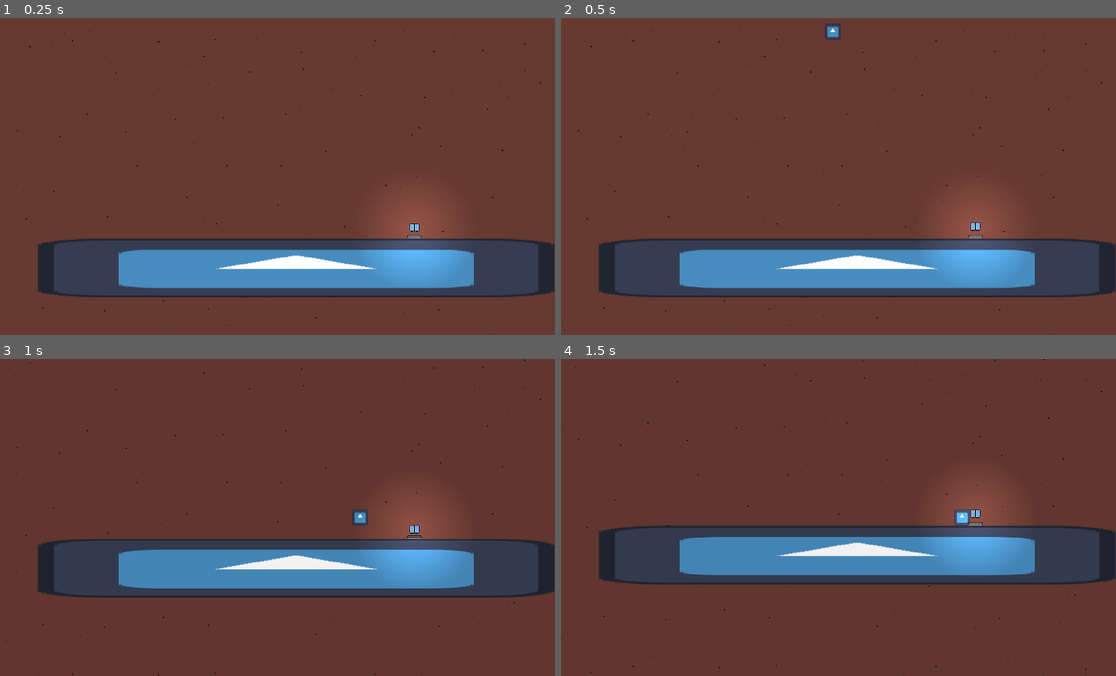
Above: before the commit, frames 1-4 (two rows, left to right).
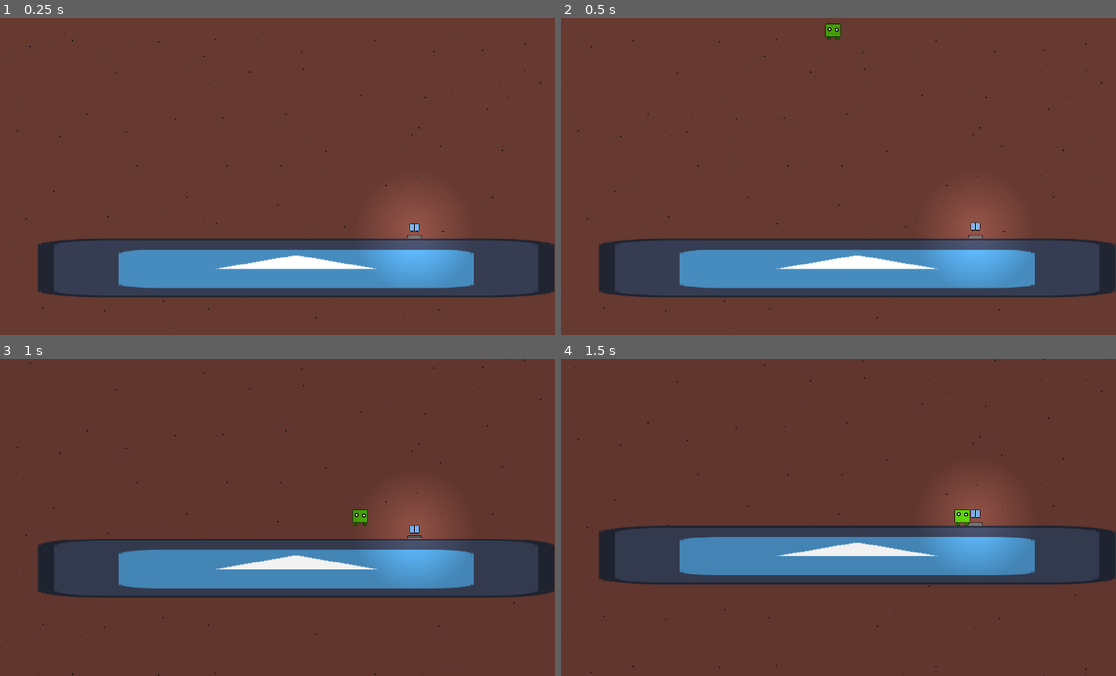
Above: after the commit, the same moments.

Repository: pres2300/ludum_dare_57
Game: Godot game, scene res://levels/level_base.tscn
The game is run twice, just before and just after one commit, with the same random seed, the same clock (stepped at 60 frames per second) and the same inputs. The engine's default icon, where the game draws it, is replaced by a stand-in: a white triangle on a blue panel in a dark square. Sound files missing from this copy of the repository are replaced by a short silence.
Inputs:
- Up to frame 1 (0.25 s): no input
- Up to frame 2 (0.5 s): no input
- Up to frame 3 (1 s): hold Right (ui_right) from 0.53 s (still down); tap Space (jump) at 0.77 s
- Up to frame 4 (1.5 s): keep holding Right (ui_right)

Frame 1 is identical in both runs. In frame 2, 0.1% of the frame differs, in the area x 47-51%, y 1-7%; in frame 3, 0.1%, in the area x 63-67%, y 47-53%; in frame 4, 0.1%.

Commit message:
player animations

Diff:
--- a/player/player.gd
+++ b/player/player.gd
@@ -6,7 +6,7 @@
 @export var has_jetpack: bool = false
 
 @onready var camera = $Camera2D
-@onready var player_sprite = $Sprite2D
+@onready var player_sprite = $AnimatedSprite2D
 @onready var jetpack_sprite = $JetpackEquipped
 @onready var jetpack_exhaust = $JetpackEquipped/CPUParticles2D
 @onready var jetpack_sound = $JetpackEquipped/AudioStreamPlayer2D
@@ -42,6 +42,18 @@
 		jetpack_light.hide()
 		jetpack_sound.stop()
 
+	if is_on_floor():
+		if abs(velocity.x) > 0.0:
+			player_sprite.play("walk")
+		else:
+			player_sprite.play("idle")
+	else:
+		if velocity.y < -0.1:
+			player_sprite.play("up")
+		elif velocity.y > 0.1:
+			player_sprite.play("down")
+
+
 
 func equip(name: String):
 	match name:
--- a/player/player.tscn
+++ b/player/player.tscn
@@ -1,9 +1,112 @@
-[gd_scene load_steps=10 format=3 uid="uid://ce7c1x043ucfe"]
+[gd_scene load_steps=25 format=3 uid="uid://ce7c1x043ucfe"]
 
-[ext_resource type="Texture2D" uid="uid://cwkh1m0ss5733" path="res://icon.svg" id="1_oul6g"]
 [ext_resource type="Script" uid="uid://bypvvate53xcl" path="res://player/player.gd" id="1_rkbax"]
+[ext_resource type="Texture2D" uid="uid://bpprm2t2q81yw" path="res://assets/sprites/player/player_down.png" id="2_boad6"]
+[ext_resource type="Texture2D" uid="uid://c8xw2o3ovb6yu" path="res://assets/sprites/player/player_idle-Sheet.png" id="2_qjkh3"]
+[ext_resource type="Texture2D" uid="uid://d211dmawe1pwm" path="res://assets/sprites/player/player-Sheet.png" id="2_yw30f"]
 [ext_resource type="Texture2D" uid="uid://deswwu522edyn" path="res://assets/sprites/jetpack_equipped.png" id="3_g1dw6"]
+[ext_resource type="Texture2D" uid="uid://bylsob7o6ool2" path="res://assets/sprites/player/player_up.png" id="4_rgyib"]
 [ext_resource type="AudioStream" uid="uid://ckls47eyc4kjw" path="res://assets/sounds/jetpack_ongoing.mp3" id="4_yw30f"]
+
+[sub_resource type="AtlasTexture" id="AtlasTexture_kb6p2"]
+atlas = ExtResource("2_boad6")
+region = Rect2(0, 0, 32, 32)
+
+[sub_resource type="AtlasTexture" id="AtlasTexture_8t03j"]
+atlas = ExtResource("2_qjkh3")
+region = Rect2(0, 0, 32, 32)
+
+[sub_resource type="AtlasTexture" id="AtlasTexture_2ieo8"]
+atlas = ExtResource("2_qjkh3")
+region = Rect2(32, 0, 32, 32)
+
+[sub_resource type="AtlasTexture" id="AtlasTexture_ebec5"]
+atlas = ExtResource("2_qjkh3")
+region = Rect2(64, 0, 32, 32)
+
+[sub_resource type="AtlasTexture" id="AtlasTexture_yllr7"]
+atlas = ExtResource("2_qjkh3")
+region = Rect2(96, 0, 32, 32)
+
+[sub_resource type="AtlasTexture" id="AtlasTexture_wodsf"]
+atlas = ExtResource("4_rgyib")
+region = Rect2(0, 0, 32, 32)
+
+[sub_resource type="AtlasTexture" id="AtlasTexture_qjkh3"]
+atlas = ExtResource("2_yw30f")
+region = Rect2(0, 0, 32, 32)
+
+[sub_resource type="AtlasTexture" id="AtlasTexture_g6k8r"]
+atlas = ExtResource("2_yw30f")
+region = Rect2(32, 0, 32, 32)
+
+[sub_resource type="AtlasTexture" id="AtlasTexture_boad6"]
+atlas = ExtResource("2_yw30f")
+region = Rect2(64, 0, 32, 32)
+
+[sub_resource type="AtlasTexture" id="AtlasTexture_rgyib"]
+atlas = ExtResource("2_yw30f")
+region = Rect2(96, 0, 32, 32)
+
+[sub_resource type="AtlasTexture" id="AtlasTexture_hg6s5"]
+atlas = ExtResource("2_yw30f")
+region = Rect2(128, 0, 32, 32)
+
+[sub_resource type="SpriteFrames" id="SpriteFrames_8t03j"]
+animations = [{
+"frames": [{
+"duration": 1.0,
+"texture": SubResource("AtlasTexture_kb6p2")
+}],
+"loop": true,
+"name": &"down",
+"speed": 5.0
+}, {
+"frames": [{
+"duration": 1.0,
+"texture": SubResource("AtlasTexture_8t03j")
+}, {
+"duration": 1.0,
+"texture": SubResource("AtlasTexture_2ieo8")
+}, {
+"duration": 1.0,
+"texture": SubResource("AtlasTexture_ebec5")
+}, {
+"duration": 1.0,
+"texture": SubResource("AtlasTexture_yllr7")
+}],
+"loop": true,
+"name": &"idle",
+"speed": 5.0
+}, {
+"frames": [{
+"duration": 1.0,
+"texture": SubResource("AtlasTexture_wodsf")
+}],
+"loop": true,
+"name": &"up",
+"speed": 5.0
+}, {
+"frames": [{
+"duration": 1.0,
+"texture": SubResource("AtlasTexture_qjkh3")
+}, {
+"duration": 1.0,
+"texture": SubResource("AtlasTexture_g6k8r")
+}, {
+"duration": 1.0,
+"texture": SubResource("AtlasTexture_boad6")
+}, {
+"duration": 1.0,
+"texture": SubResource("AtlasTexture_rgyib")
+}, {
+"duration": 1.0,
+"texture": SubResource("AtlasTexture_hg6s5")
+}],
+"loop": true,
+"name": &"walk",
+"speed": 10.0
+}]
 
 [sub_resource type="CircleShape2D" id="CircleShape2D_rkbax"]
 radius = 16.0312
@@ -26,9 +129,10 @@
 collision_mask = 3
 script = ExtResource("1_rkbax")
 
-[node name="Sprite2D" type="Sprite2D" parent="."]
-scale = Vector2(0.25, 0.25)
-texture = ExtResource("1_oul6g")
+[node name="AnimatedSprite2D" type="AnimatedSprite2D" parent="."]
+sprite_frames = SubResource("SpriteFrames_8t03j")
+animation = &"up"
+autoplay = "idle"
 
 [node name="CollisionShape2D" type="CollisionShape2D" parent="."]
 shape = SubResource("CircleShape2D_rkbax")
Binary file added: assets/sprites/player/player-Sheet.png
Not shown, added: assets/sprites/player/player-Sheet.png.import
Binary file added: assets/sprites/player/player_down.png
Not shown, added: assets/sprites/player/player_down.png.import
Binary file added: assets/sprites/player/player_idle-Sheet.png
Not shown, added: assets/sprites/player/player_idle-Sheet.png.import
Binary file added: assets/sprites/player/player_up.png
Not shown, added: assets/sprites/player/player_up.png.import
